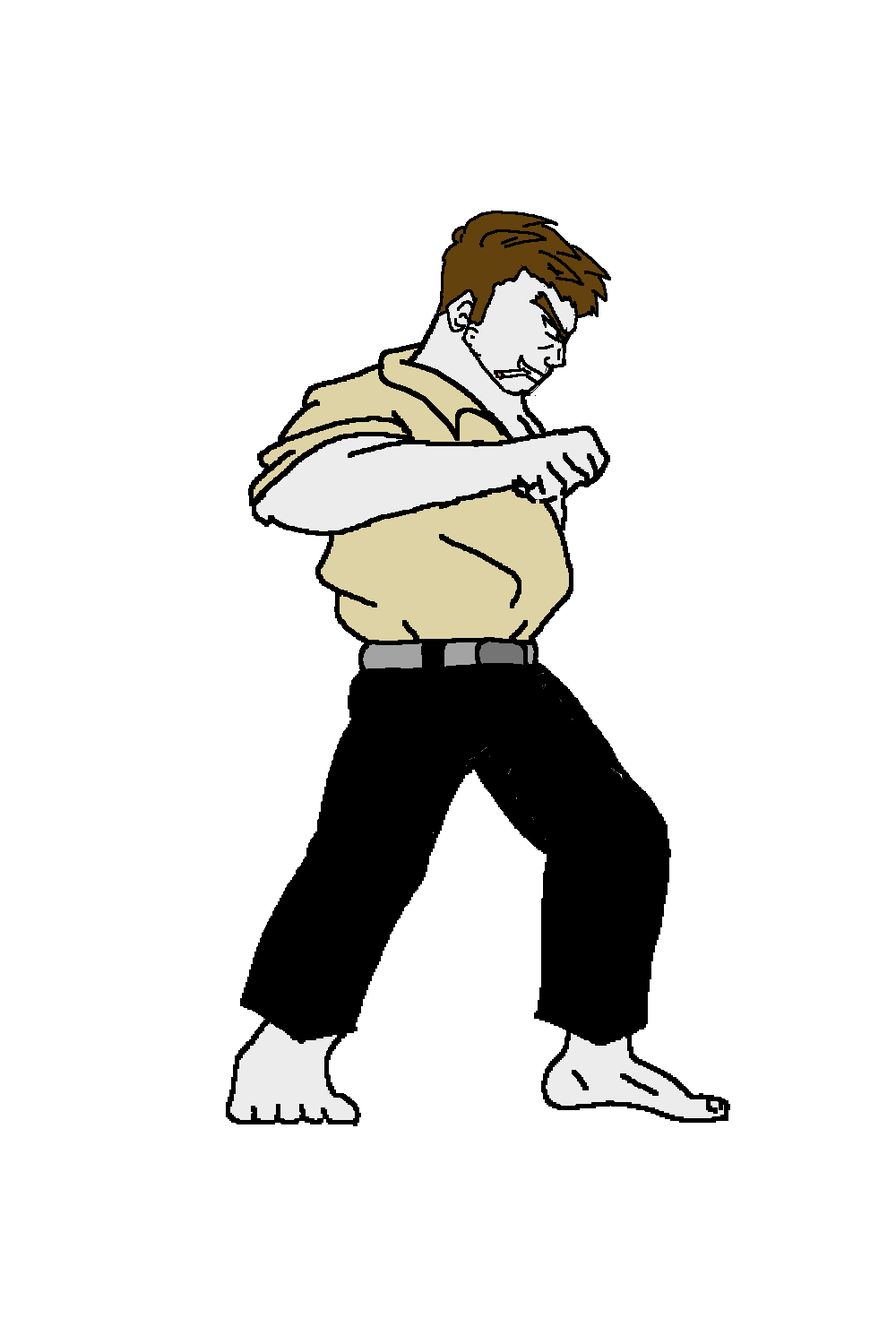
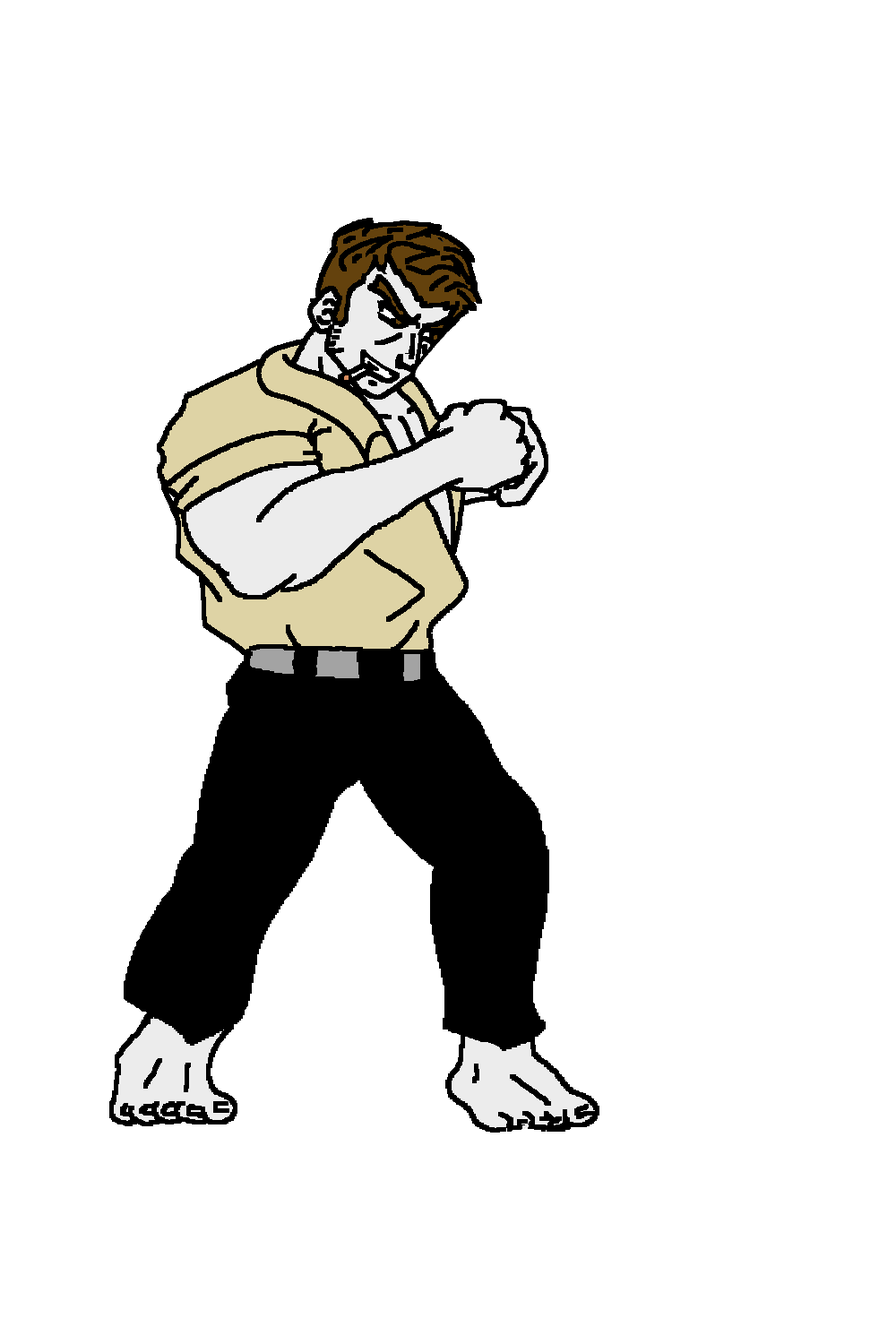
Comparing the layer stacks of the two 896x1344 images. Changes:
added layer "Pos4" above "P41" over (x1=109, y1=217, x2=600, y2=1133)
hid "Col2", opacity 100% → 35%, painted on it over (x1=109, y1=210, x2=730, y2=1127)
